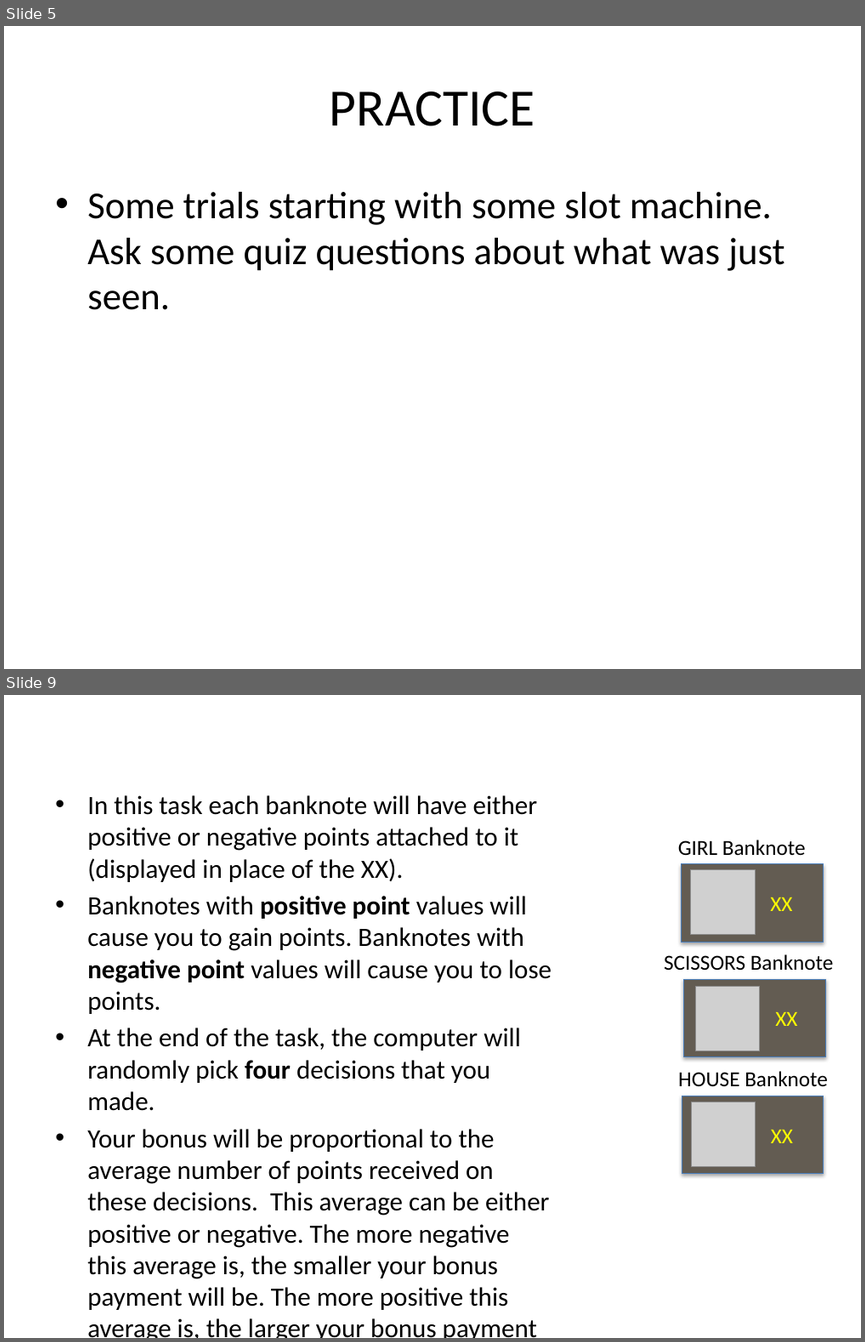
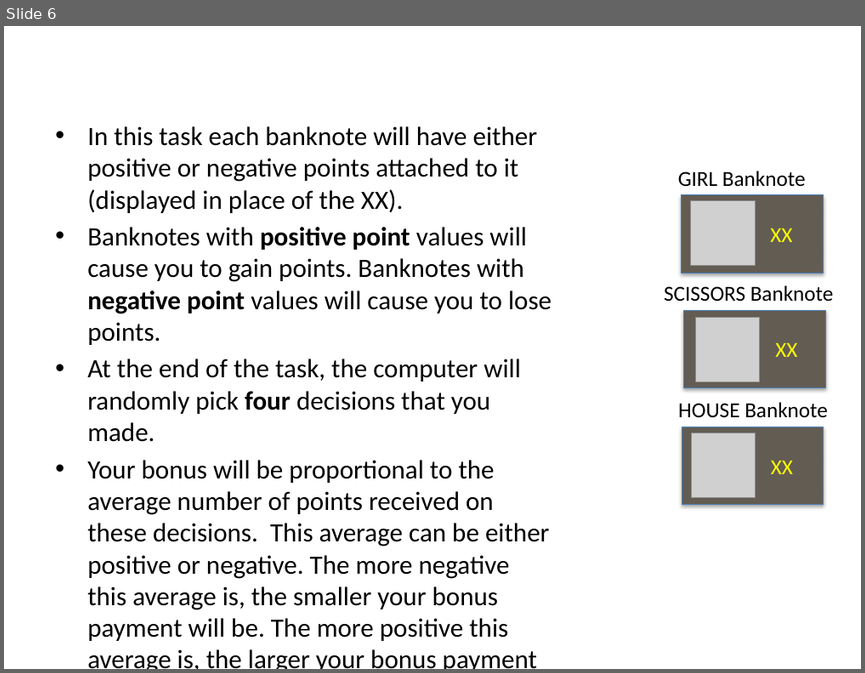
Before and after one commit to evanrussek/Gamble_Task_browser, a slide deck: public/task_ver3/Stimuli/uws_instr_slides_ver2.pptx. Shown one above the other, each under a label of ours: slides 5 and 9 before the commit, slide 6 after it; the slides between them are not shown. The pictures are 865x1342 and 865x673 pixels, drawn with LibreOffice and Linux fonts; fonts in the diff are those of the drawing; grey boxes stand for pictures. Boxes give left, top, right and bottom in pixels: in the first picture for what was removed or moved away, otherwise in the second. Text is boxed around its words. In the diff, an @@ line names an element or a change of style, - is before the commit and + after.

```diff
--- a/public/task_ver3/Stimuli/uws_instr_slides_ver2.pptx
+++ b/public/task_ver3/Stimuli/uws_instr_slides_ver2.pptx
@@ slide 5 removed at [4, 26, 861, 669], background #FFFFFF @@
@@ title removed at [330, 91, 535, 126] @@
-PRACTICE
@@ text removed at [87, 192, 784, 310] @@
-• Some trials starting with some slot machine. Ask some quiz questions about what was just seen.
@@ what was slide 9 is now slide 6 @@
```
Also in this commit, not shown: 6 slides changed, 1 slide added, 3 other slides removed, 34 other files.
